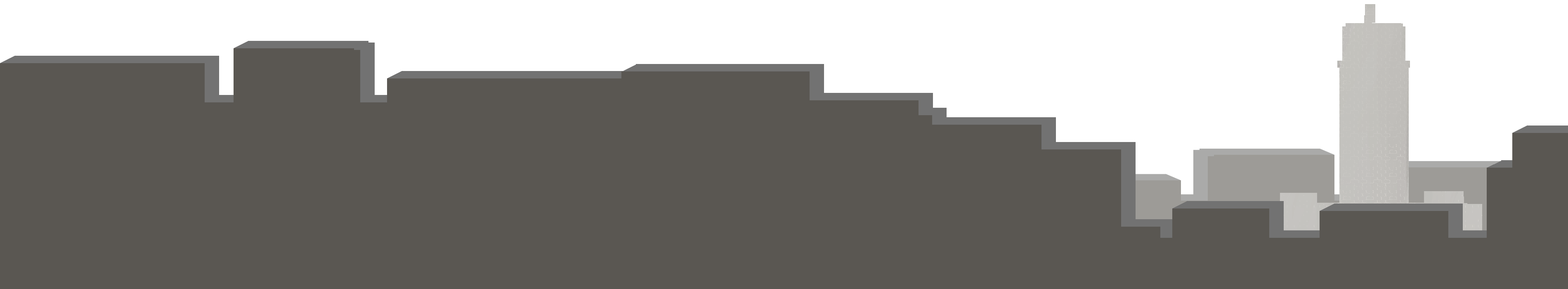
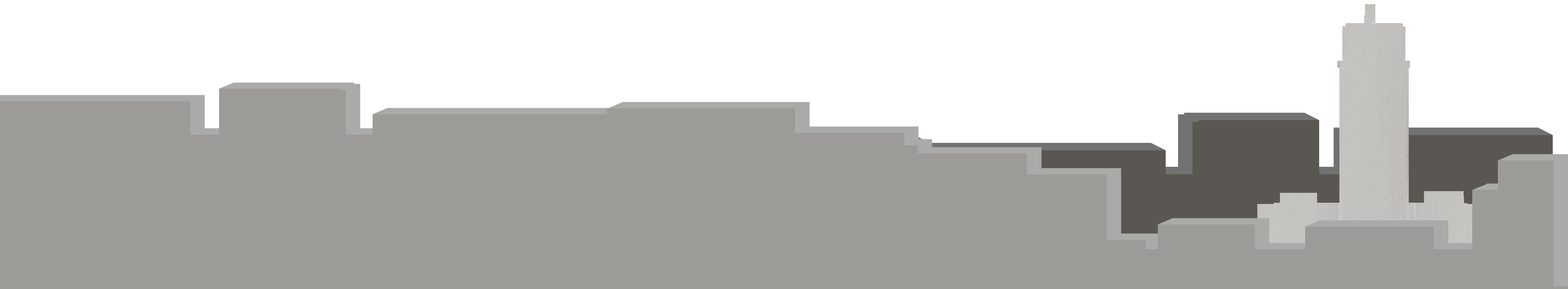
Layers edited between the first and the second w=1568, h=289 image:
moved "Layer 3 copy" above "Layer 1", painted on it over [0, 82, 1568, 289]
moved "Layer 3" above "Background", painted on it over [0, 40, 1568, 289]
